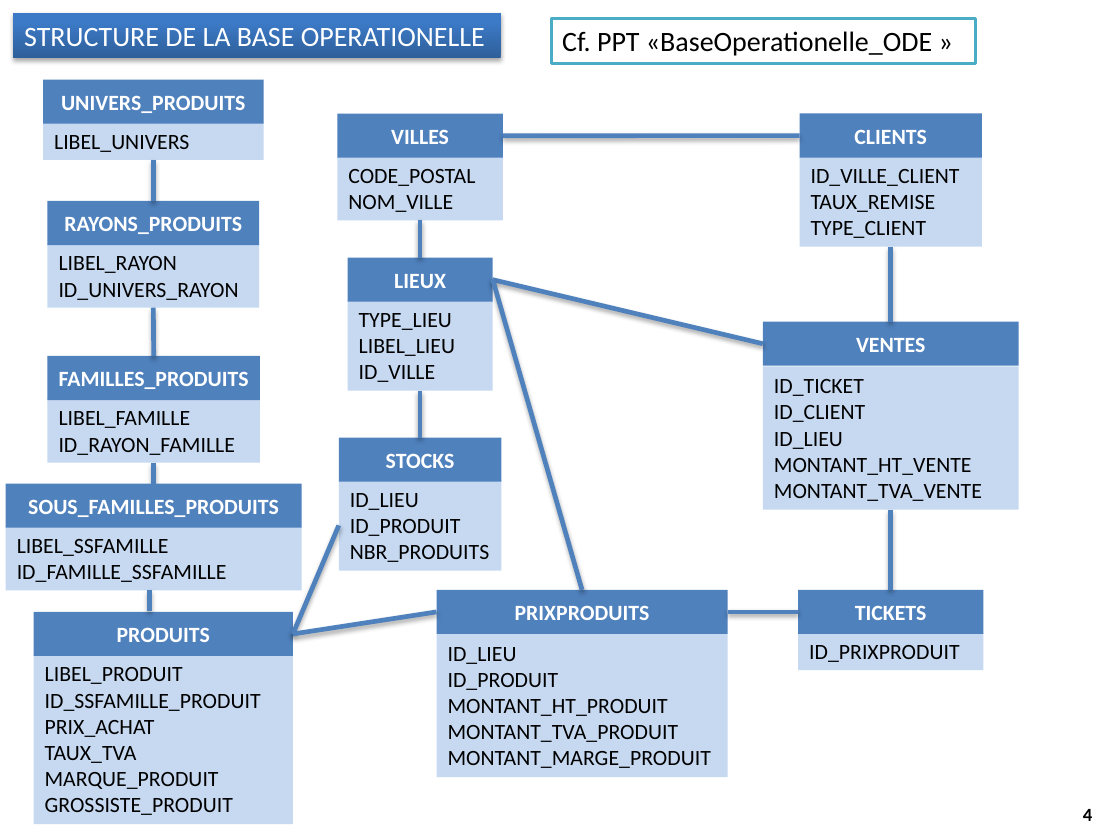
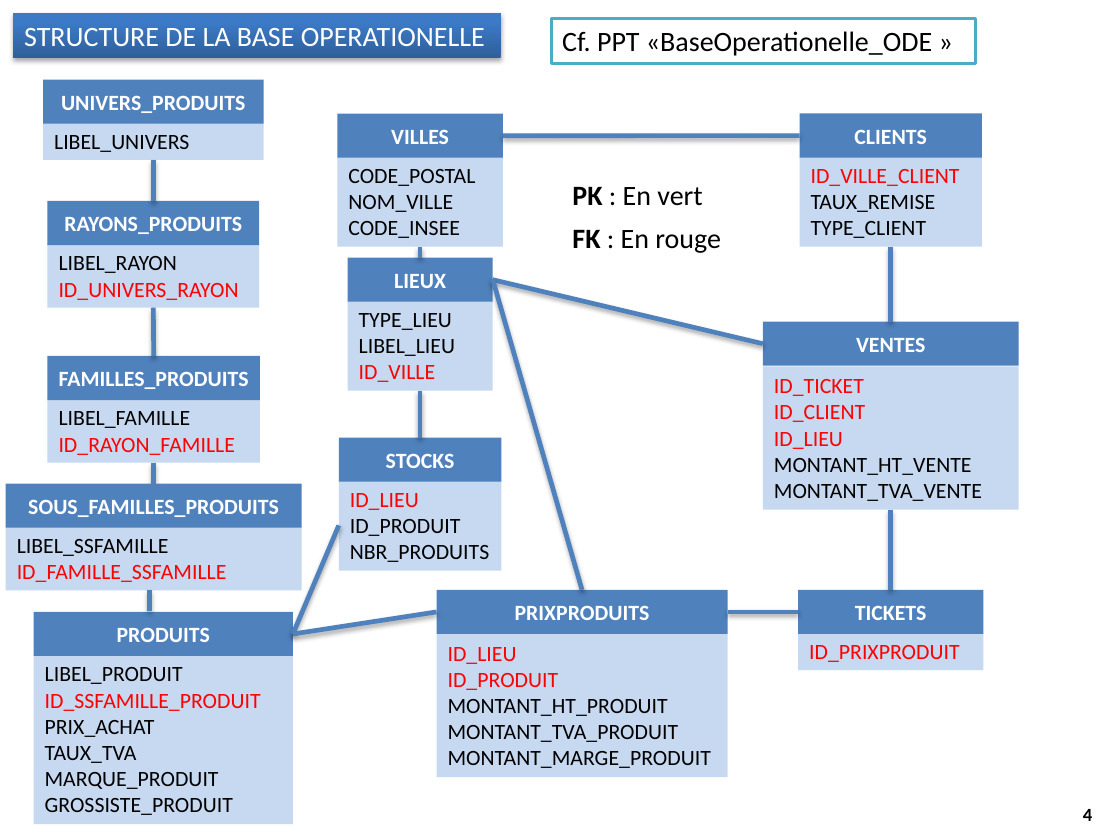
Before and after one commit to M2SIID-ODE/Projet_ODE, a slide deck: slide 4 of Documentation/3 - Documentation technique/Modelisation_EntrepotDeDonnées.pptx. Drawn at 1120x840 pixels with LibreOffice and Linux fonts; fonts in the diff are those of the drawing; background and template pictures are left out. Boxes give left, top, right and bottom in pixels: in the first picture for what was removed or moved away, otherwise in the second. Text is boxed around its words. In the diff, an @@ line names an element or a change of style, - is before the commit and + after.

```diff
--- a/Documentation/3 - Documentation technique/Modelisation_EntrepotDeDonnées.pptx
+++ b/Documentation/3 - Documentation technique/Modelisation_EntrepotDeDonnées.pptx
@@ rectangle "CODE_POSTAL": place and size @@
-rectangle "CODE_POSTAL" at box(337, 157, 503, 221)
+rectangle "CODE_POSTAL" at box(337, 157, 503, 248)
@@ text in rectangle at box(811, 169, 960, 186): text colour #000000 to #FF0000 in "ID_VILLE_CLIENT" @@
@@ text added at box(572, 187, 721, 253), 18 pt, text #000000 @@
+PK : En vert
+FK : En rouge
@@ text in rectangle at box(348, 221, 460, 238): paragraph added @@
+CODE_INSEE
@@ rectangle "LIBEL_RAYON ID_UNIVERS_RAYON" at box(47, 244, 259, 308): text colour #000000 to #FF0000 in "ID_UNIVERS_RAYON" @@
@@ line moved from (420, 221) - (420, 258) to (420, 246) - (420, 258) @@
@@ text in rectangle at box(359, 365, 436, 382): text colour #000000 to #FF0000 in "ID_VILLE" @@
@@ text in rectangle at box(774, 379, 865, 449): text colour #000000 to #FF0000 in "ID_TICKET", "ID_CLIENT", "ID_LIEU" @@
@@ text in rectangle at box(59, 438, 236, 455): text colour #000000 to #FF0000 in "ID_RAYON_FAMILLE" @@
@@ text in rectangle at box(350, 493, 419, 510): text colour #000000 to #FF0000 in "ID_LIEU" @@
@@ text in rectangle at box(17, 565, 227, 582): text colour #000000 to #FF0000 in "ID_FAMILLE_SSFAMILLE" @@
@@ text in rectangle at box(448, 647, 559, 690): text colour #000000 to #FF0000 in "ID_LIEU", "ID_PRODUIT" @@
@@ rectangle "ID_PRIXPRODUIT" at box(799, 633, 983, 671): text colour #000000 to #FF0000 @@
@@ text in rectangle at box(45, 694, 261, 711): text colour #000000 to #FF0000 in "ID_SSFAMILLE_PRODUIT" @@
```
Also in this commit, not shown: 9 other slides changed, 2 other files.
